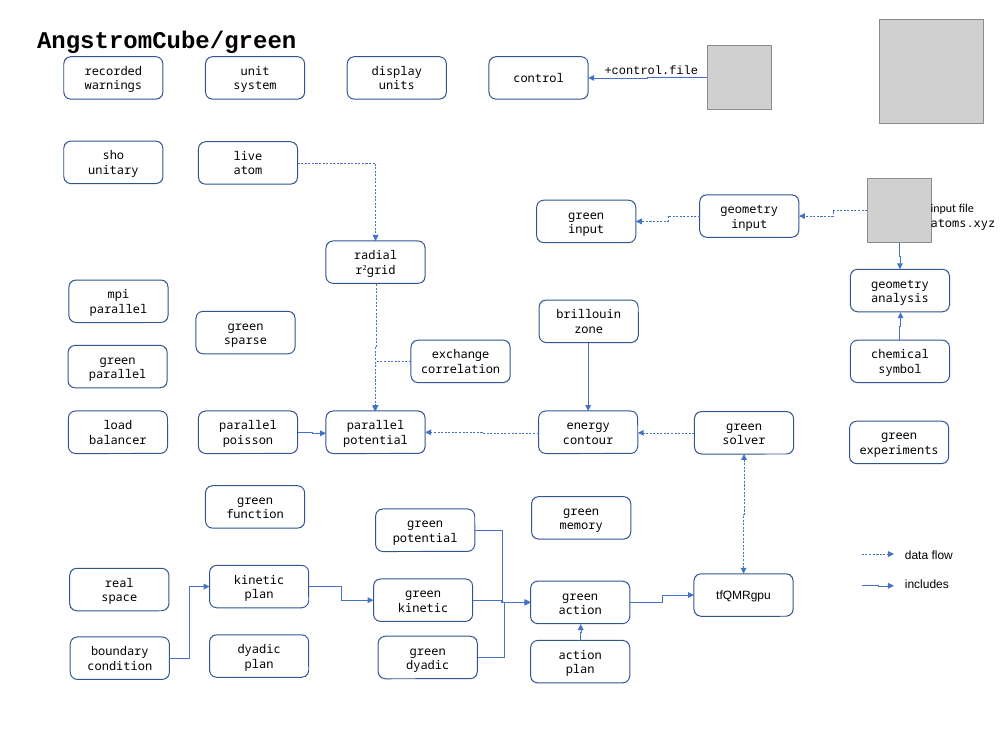
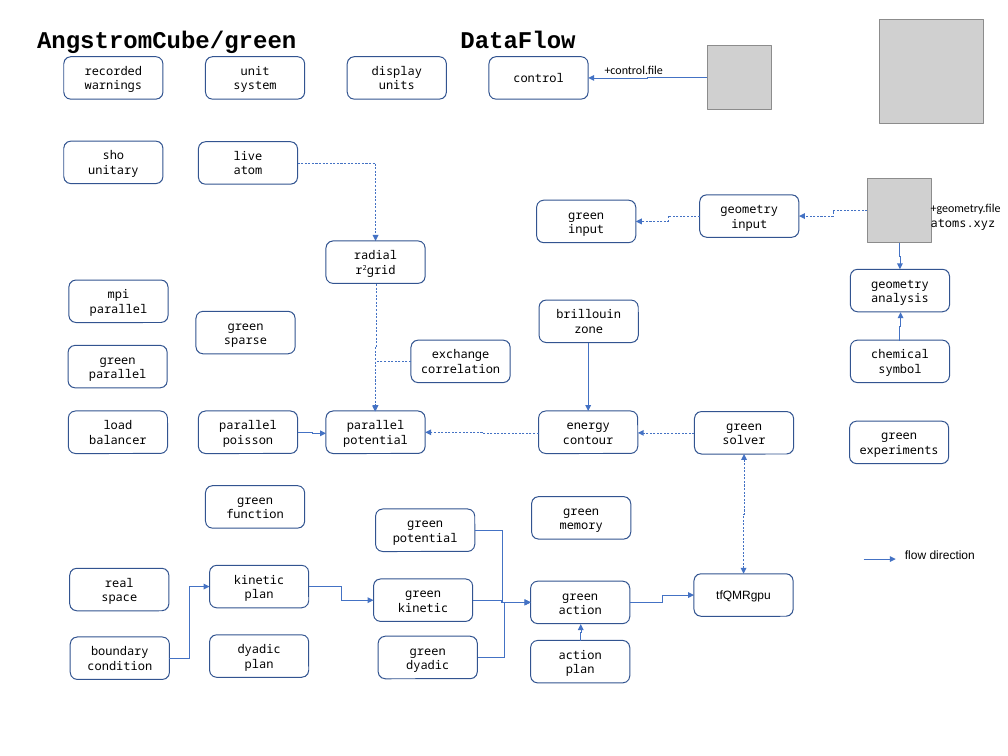
Before and after one commit to real-space/AngstromCube, a slide deck: slide 3 of doc/big_picture.pptx. Drawn at 1008x756 pixels with LibreOffice and Linux fonts; fonts in the diff are those of the drawing; grey boxes stand for pictures. Boxes give left, top, right and bottom in pixels: in the first picture for what was removed or moved away, otherwise in the second. Text is boxed around its words. In the diff, an @@ line names an element or a change of style, - is before the commit and + after.

```diff
--- a/doc/big_picture.pptx
+++ b/doc/big_picture.pptx
@@ text at [37,30,575,53]: text changed @@
-AngstromCube/green
+AngstromCube/green DataFlow
@@ text "+control.file" at [605,65,663,78]: font Courier New to Calibri @@
@@ text at [931,203,1001,217]: text changed @@
-input file
++geometry.file
@@ elbow arrow removed from (862, 554) to (894, 554) @@
@@ elbow arrow moved from (862, 585) - (894, 586) to (864, 559) - (896, 559) @@
@@ text at [905,550,975,559]: text changed @@
-data flow
-includes
+flow direction
```
Also in this commit, not shown: 2 other slides changed, 2 other files.
